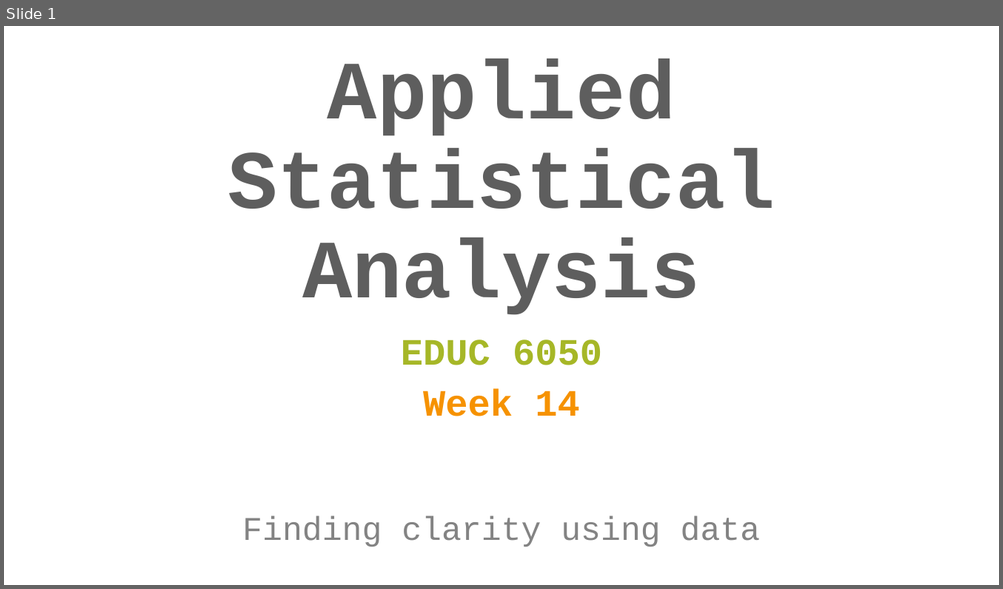
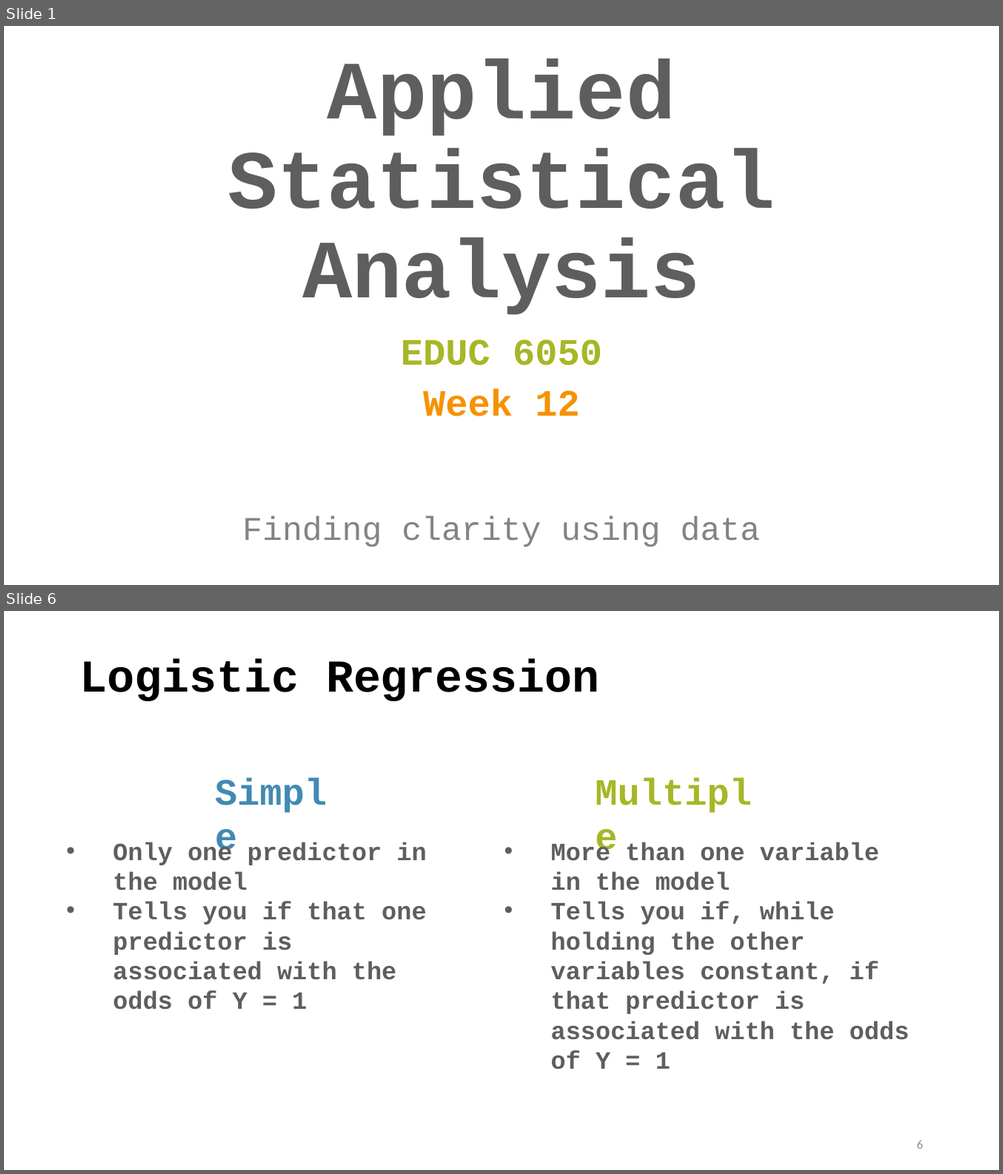
Before and after one commit to TysonStanley/EDU-6050, a slide deck: Slides/12_EDUC_6050_2018.pptx. Shown one above the other, each under a label of ours: slide 1 before the commit, slides 1 and 6 after it; the slides between them are not shown. The pictures are 1003x589 and 1003x1174 pixels, drawn with LibreOffice and Linux fonts; fonts in the diff are those of the drawing. Boxes give left, top, right and bottom in pixels: in the first picture for what was removed or moved away, otherwise in the second. Text is boxed around its words. In the diff, an @@ line names an element or a change of style, - is before the commit and + after.

```diff
--- a/Slides/12_EDUC_6050_2018.pptx
+++ b/Slides/12_EDUC_6050_2018.pptx
@@ slide 6 added at (4,611,999,1170), background #FFFFFF @@
@@ title added at (79,659,600,701), 44 pt, text #000000, bold @@
+Logistic Regression
@@ text added at (208,764,347,817), 36 pt, text #418AB3, bold @@
+Simple
@@ text added at (587,764,768,817), 36 pt, text #A6B727, bold @@
+Multiple
@@ text added at (113,842,427,1010), 24 pt, text #5E5E5E, bold @@
+• Only one predictor in the model
+• Tells you if that one predictor is associated with the odds of Y = 1
@@ text added at (551,842,909,1070), 24 pt, text #5E5E5E, bold @@
+• More than one variable in the model
+• Tells you if, while holding the other variables constant, if that predictor is associated with the odds of Y = 1
@@ page number added at (916,1141,922,1149), 12 pt, text #8C8C8C @@
+6
@@ slide 1 changed as well @@
@@ subtitle at (423,389,579,417): text changed @@
-Week 14
+Week 12
```
Also in this commit, not shown: 48 other slides added, 8 slides removed, 6 other files.
